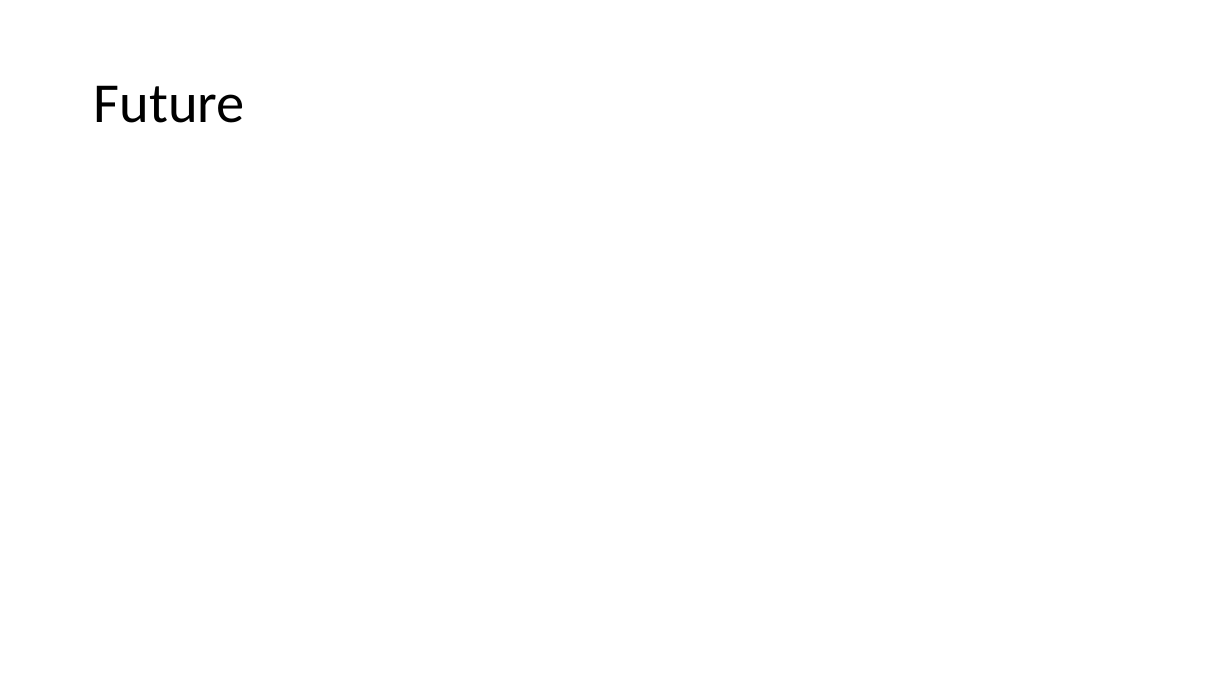
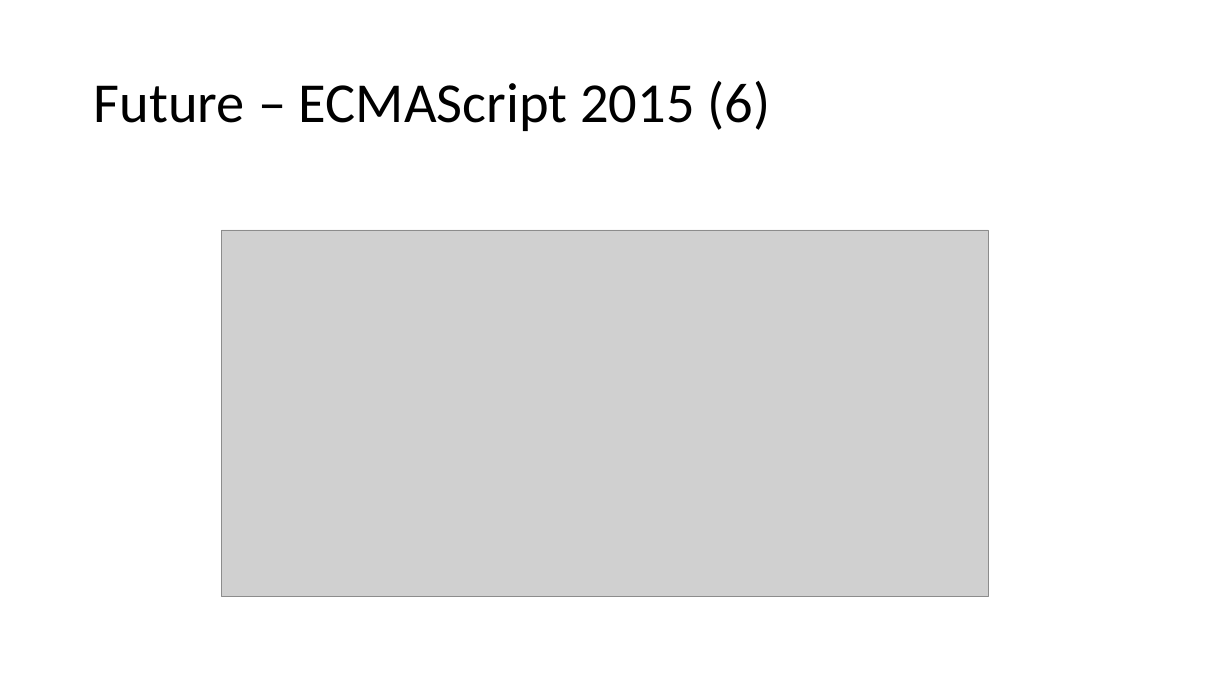
Before and after one commit to dankrz/JsTraining, a slide deck: slide 25 of JsTraining-presentation/JS Training.pptx (slide 23 before the commit). Drawn at 1232x693 pixels with LibreOffice and Linux fonts; fonts in the diff are those of the drawing; grey boxes stand for pictures. Boxes give left, top, right and bottom in pixels: in the first picture for what was removed or moved away, otherwise in the second. Text is boxed around its words. In the diff, an @@ line names an element or a change of style, - is before the commit and + after.

```diff
--- a/JsTraining-presentation/JS Training.pptx
+++ b/JsTraining-presentation/JS Training.pptx
@@ title at [94,81,770,131]: text changed @@
-Future
+Future – ECMAScript 2015 (6)
@@ picture added at [222,230,989,596] @@
```
Also in this commit, not shown: 3 other slides changed, 8 slides added, 1 slide removed, 8 other files.
